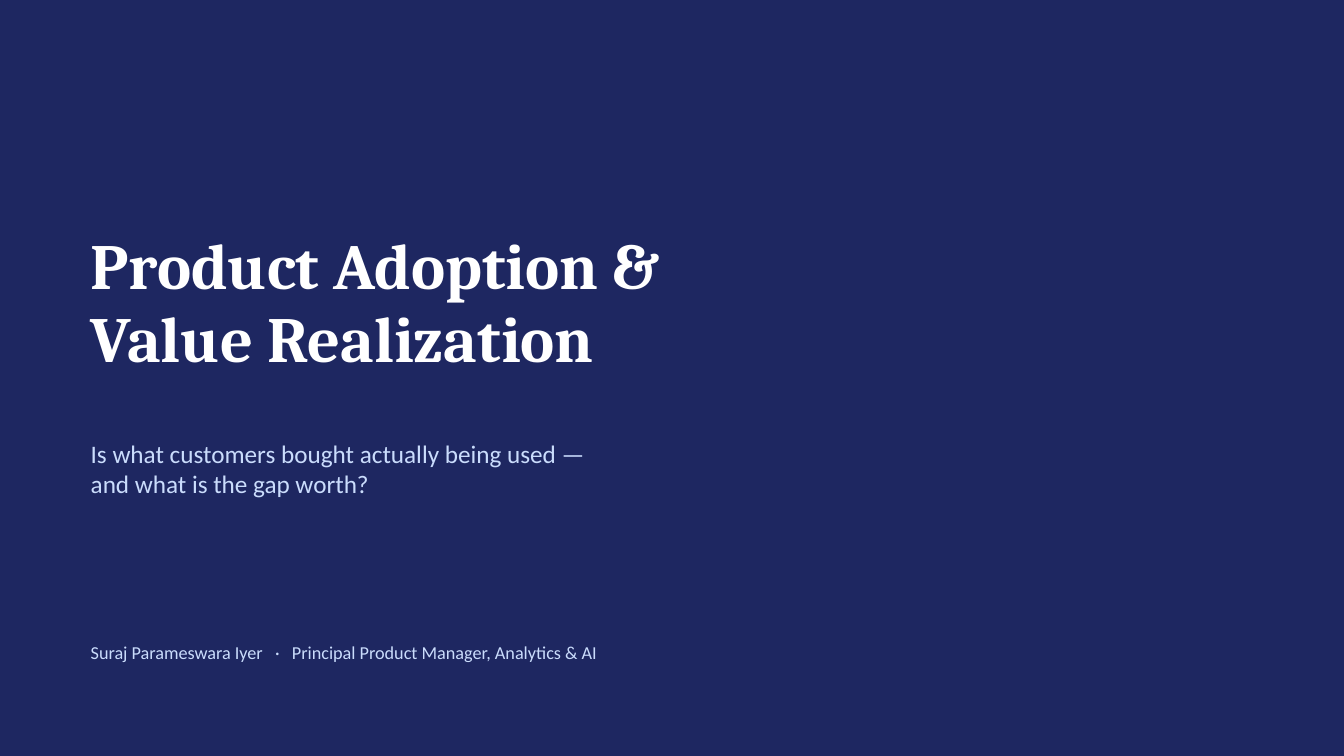
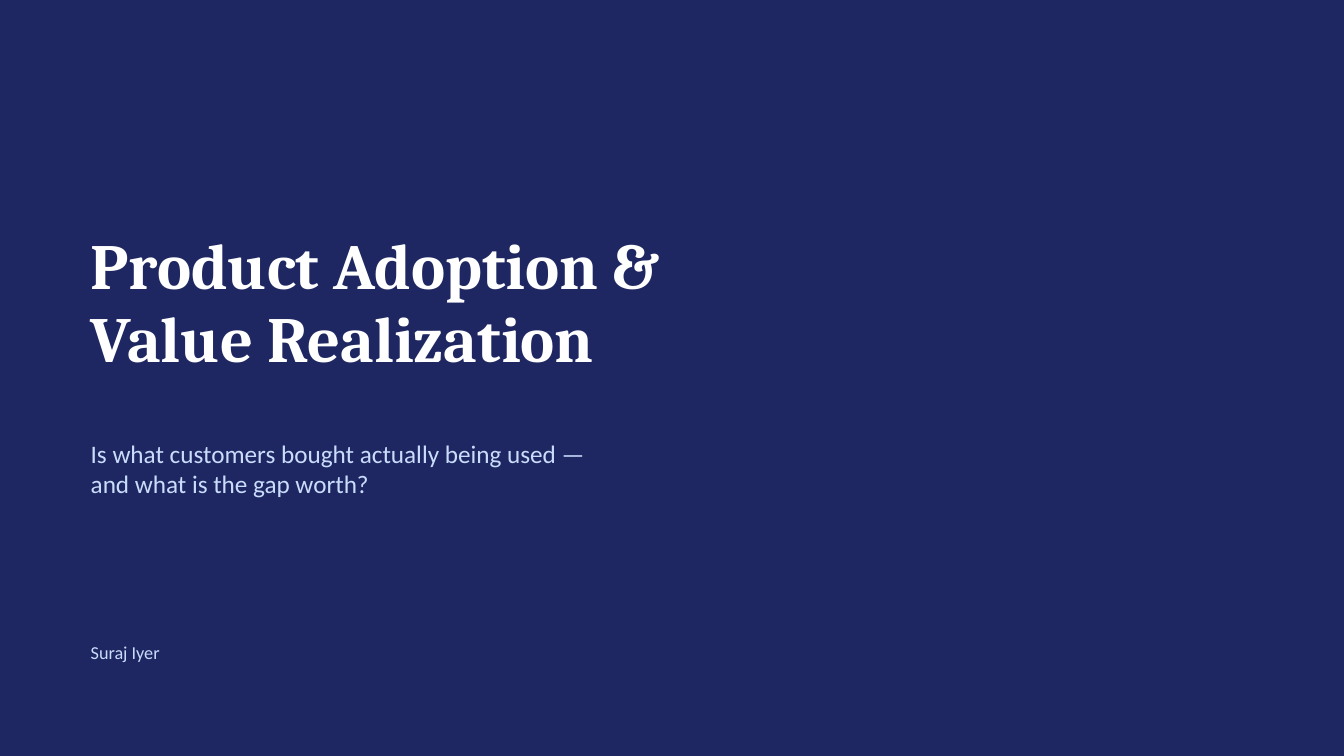
Before and after one commit to suraj-iyer9/AnalyticsFW-Aug2026, a slide deck: slide 1 of docs/executive_deck.pptx. Drawn at 1344x756 pixels with LibreOffice and Linux fonts; fonts in the diff are those of the drawing. Boxes give left, top, right and bottom in pixels: in the first picture for what was removed or moved away, otherwise in the second. Text is boxed around its words. In the diff, an @@ line names an element or a change of style, - is before the commit and + after.

```diff
--- a/docs/executive_deck.pptx
+++ b/docs/executive_deck.pptx
@@ text at (x1=91, y1=646, x2=160, y2=662): text changed @@
-Suraj Parameswara Iyer · Principal Product Manager, Analytics & AI
+Suraj Iyer
```
Also in this commit, not shown: 2 other slides changed, 1 slide added, 1 slide removed, 3 other files.
